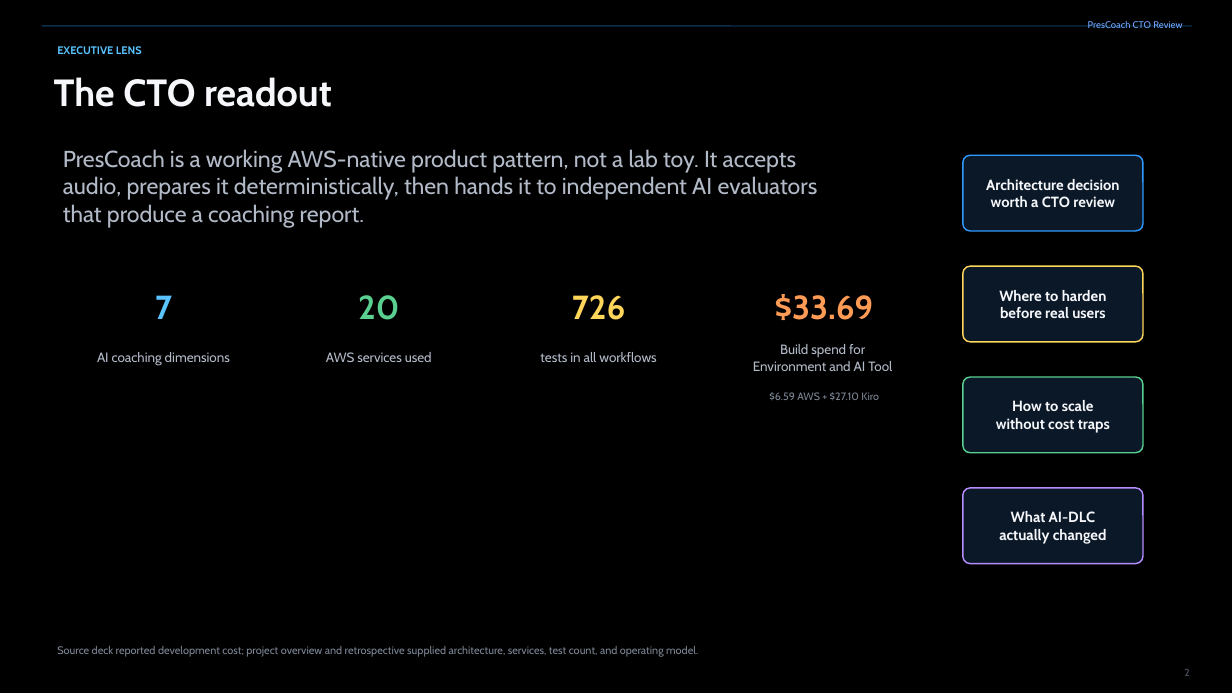
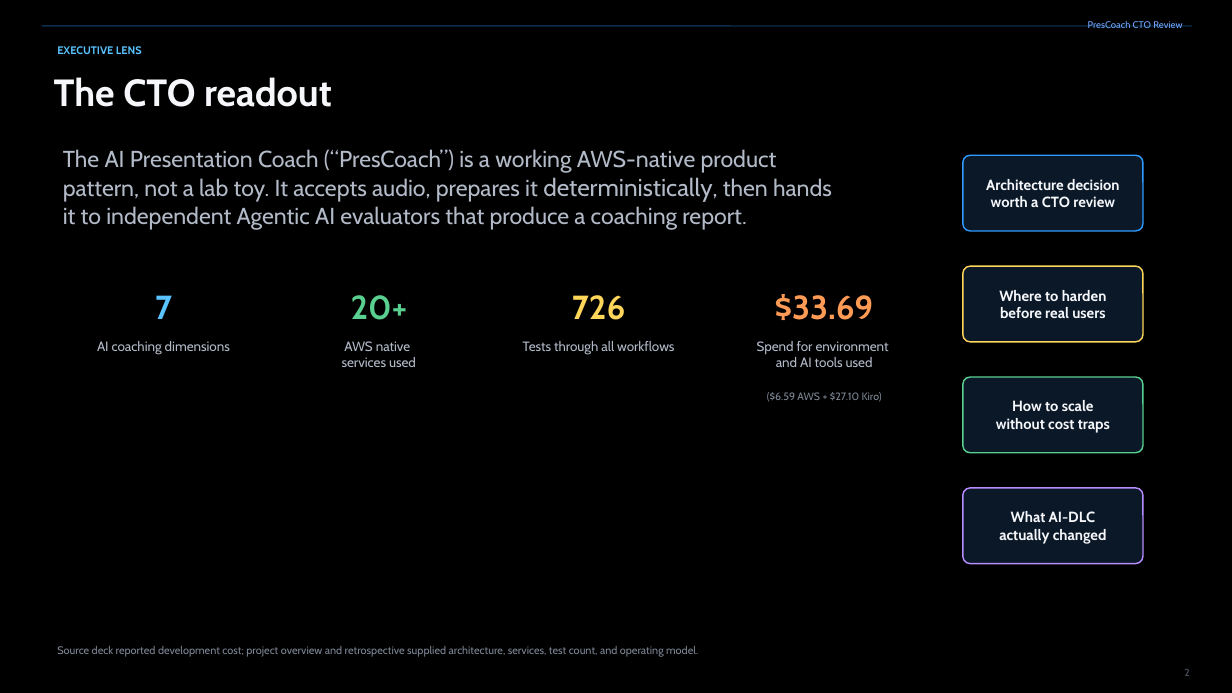
Before and after one commit to michaelgeiser/kiro-agentcore-app, a slide deck: slide 2 of documentation/PresCoach_slides.pptx. Drawn at 1232x693 pixels with LibreOffice and Linux fonts; fonts in the diff are those of the drawing. Boxes give left, top, right and bottom in pixels: in the first picture for what was removed or moved away, otherwise in the second. Text is boxed around its words. In the diff, an @@ line names an element or a change of style, - is before the commit and + after.

```diff
--- a/documentation/PresCoach_slides.pptx
+++ b/documentation/PresCoach_slides.pptx
@@ text at <box>63,149,832,230</box>: text changed @@
-PresCoach is a working AWS-native product pattern, not a lab toy. It accepts audio, prepares it deterministically, then hands it to independent AI evaluators that produce a coaching report.
+The AI Presentation Coach (“PresCoach”) is a working AWS-native product pattern, not a lab toy. It accepts audio, prepares it deterministically, then hands it to independent Agentic AI evaluators that produce a coaching report.
@@ text at <box>351,295,408,320</box>: text changed @@
-20
+20+
@@ text at <box>342,341,416,367</box>: text changed @@
-AWS services used
+AWS native
+services used
@@ text at <box>523,341,674,355</box>: text changed @@
-tests in all workflows
+Tests through all workflows
@@ vertical alignment middle to top in 4 elements at <box>97,341,230,355</box>, <box>342,341,416,367</box>, <box>523,341,674,355</box>, <box>757,341,889,367</box> @@
@@ text at <box>757,341,889,367</box>: text changed @@
-Build spend for
-Environment and AI Tool
+Spend for environment
+and AI tools used
@@ text at <box>767,392,882,402</box>: text changed @@
-$6.59 AWS + $27.10 Kiro
+($6.59 AWS + $27.10 Kiro)
```
Also in this commit, not shown: 18 other slides changed, 7 slides added, 1 other file.
